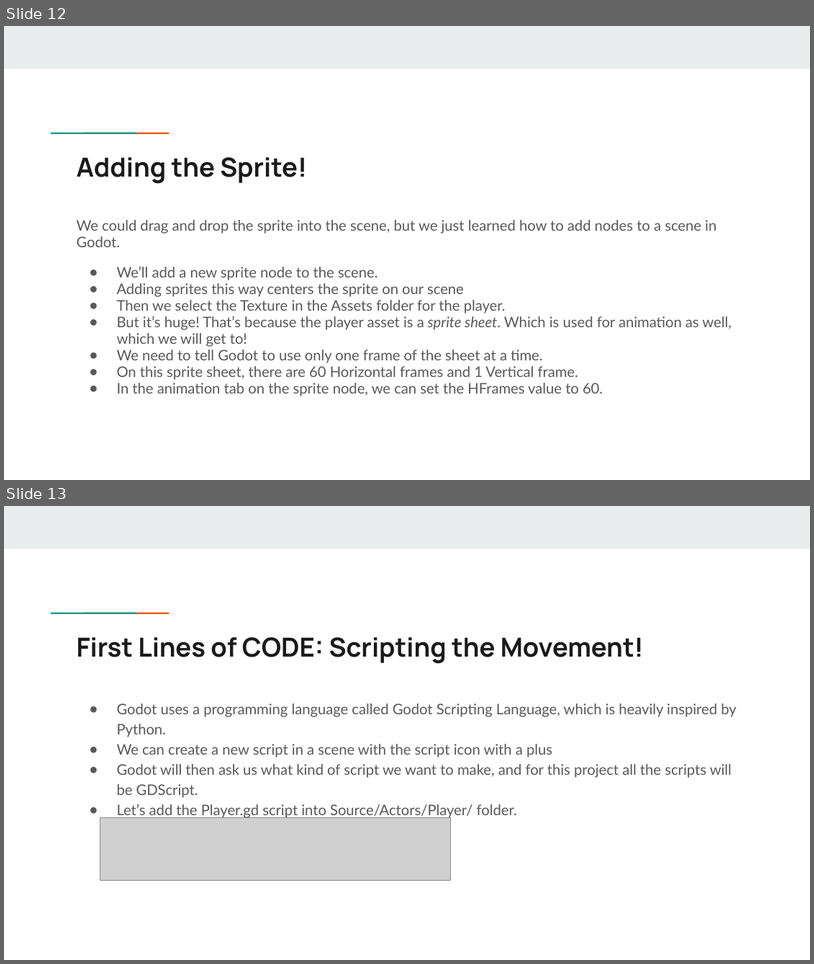
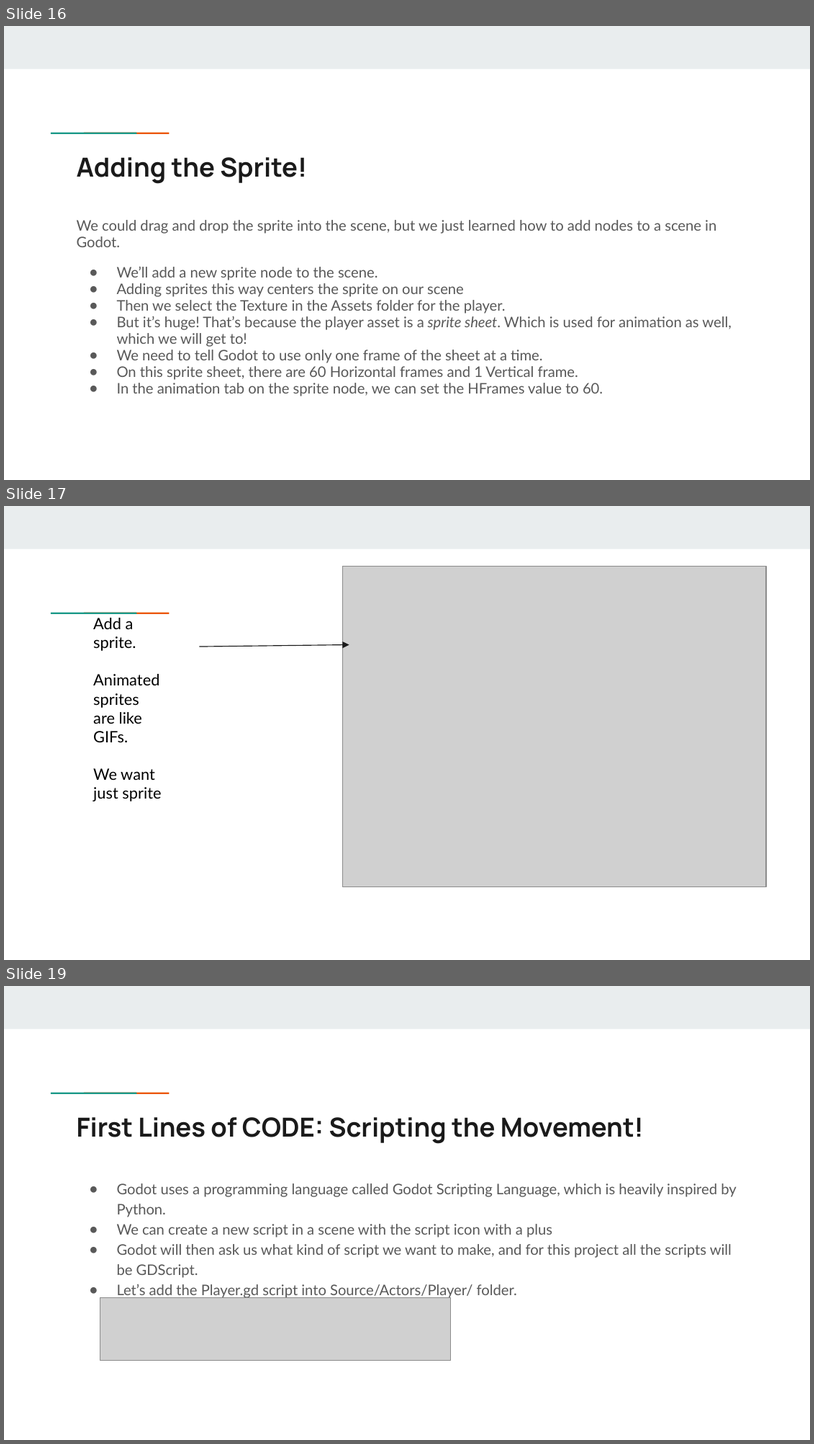
Before and after one commit to dospaceomaha/Game-Design-Fundamentals-Bootcamp, a slide deck: Session1/Getting Started Session 1 - Slides.pptx. Shown one above the other, each under a label of ours: slides 12 and 13 before the commit, slides 16, 17 and 19 after it; the slides between them are not shown. The pictures are 814x964 and 814x1444 pixels, drawn with LibreOffice and Linux fonts; fonts in the diff are those of the drawing; grey boxes stand for pictures. Boxes give left, top, right and bottom in pixels: in the first picture for what was removed or moved away, otherwise in the second. Text is boxed around its words. In the diff, an @@ line names an element or a change of style, - is before the commit and + after.

```diff
--- a/Session1/Getting Started Session 1 - Slides.pptx
+++ b/Session1/Getting Started Session 1 - Slides.pptx
@@ slide 17 added at bbox=[4, 506, 810, 960], background #FFFFFF; not listed: 3 template elements that a slide beside it also shows @@
@@ picture added at bbox=[342, 566, 767, 887] @@
@@ text added at bbox=[93, 618, 161, 801], 14 pt, text #000000 @@
+Add a sprite.
+Animated sprites are like GIFs.
+We want just sprite
@@ arrow added from (199, 646) to (349, 645), #1A1A1A 0.75 pt @@
@@ what was slide 12 is now slide 16 @@
@@ what was slide 13 is now slide 19 @@
```
Also in this commit, not shown: 1 slide changed, 5 other slides added, 1 other file.
